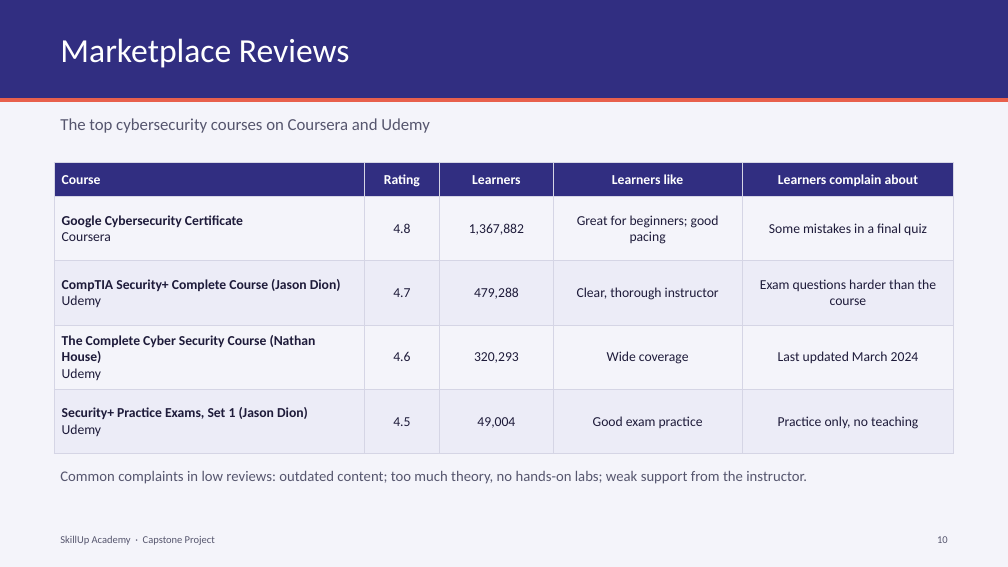
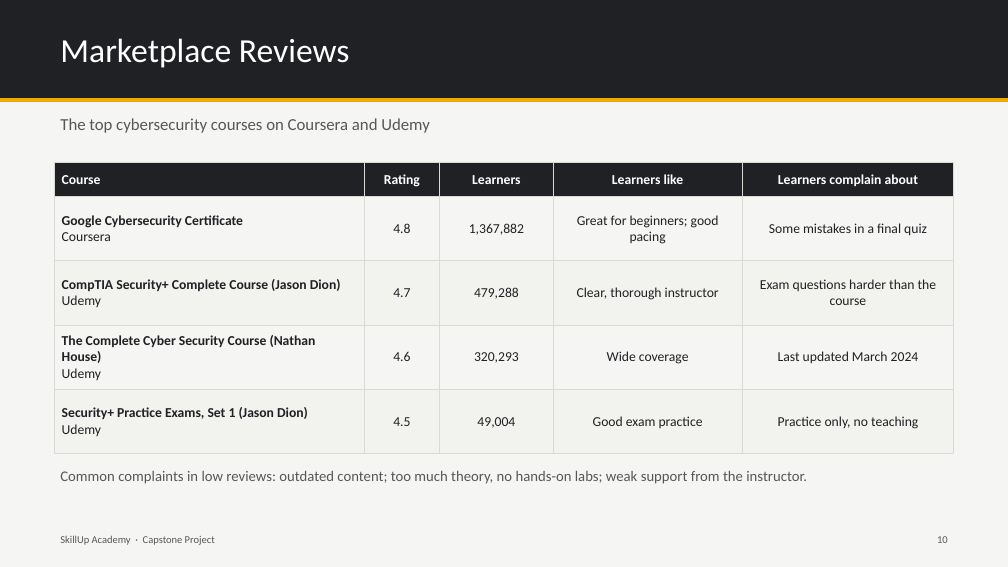
Before and after one commit to BadboyVee/BlackHoleeee, a slide deck: slide 10 of capstone/Capstone_Market_Research.pptx. Drawn at 1008x567 pixels with LibreOffice and Linux fonts; fonts in the diff are those of the drawing. Boxes give left, top, right and bottom in pixels: in the first picture for what was removed or moved away, otherwise in the second. Text is boxed around its words. In the diff, an @@ line names an element or a change of style, - is before the commit and + after.

```diff
--- a/capstone/Capstone_Market_Research.pptx
+++ b/capstone/Capstone_Market_Research.pptx
@@ background #F4F4FA to #F5F5F3 @@
@@ rectangle at (0, 0, 1008, 98): fill #312E81 to #202124 @@
@@ line (0, 100) - (1008, 100): stroke #E8604C 4 pt to #F2A900 4 pt @@
@@ table at (54, 163, 954, 454) @@
@@ fill #312E81 to #202124 in row 1 @@
@@ fill #ECECF7 to #F2F2EF in 10 cells @@
@@ text colour #1E1B3A to #202124 in "Google Cybersecurity Certificate", "Coursera", "4.8", "1,367,882" and 20 more places @@
@@ borders changed @@
@@ text colour #56566E to #57575A in 4 elements at (60, 118, 430, 133), (60, 535, 215, 545), (937, 536, 948, 543), (60, 471, 807, 484) @@
```
Also in this commit, not shown: 15 other slides changed, 6 other files.
